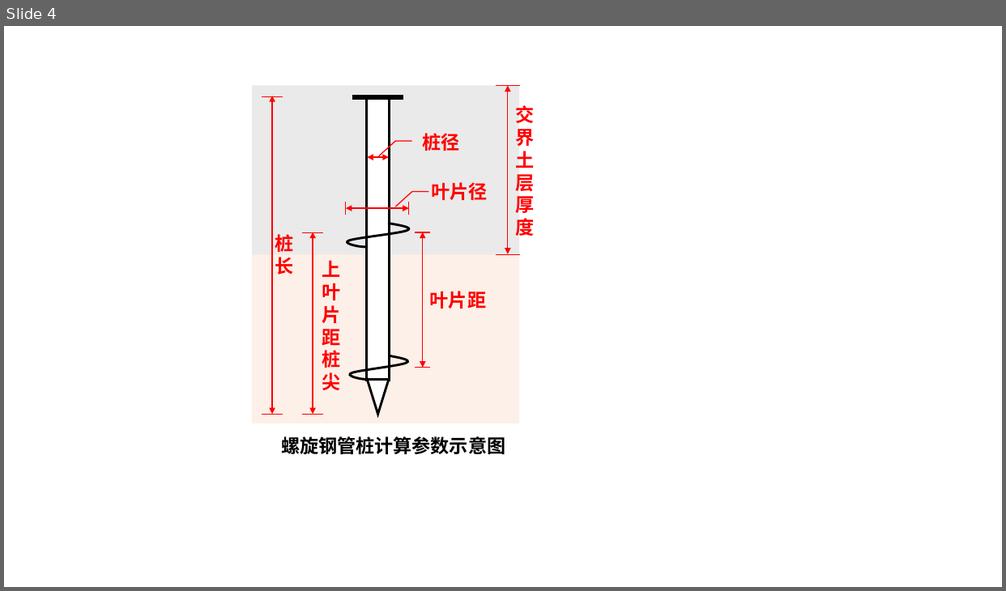
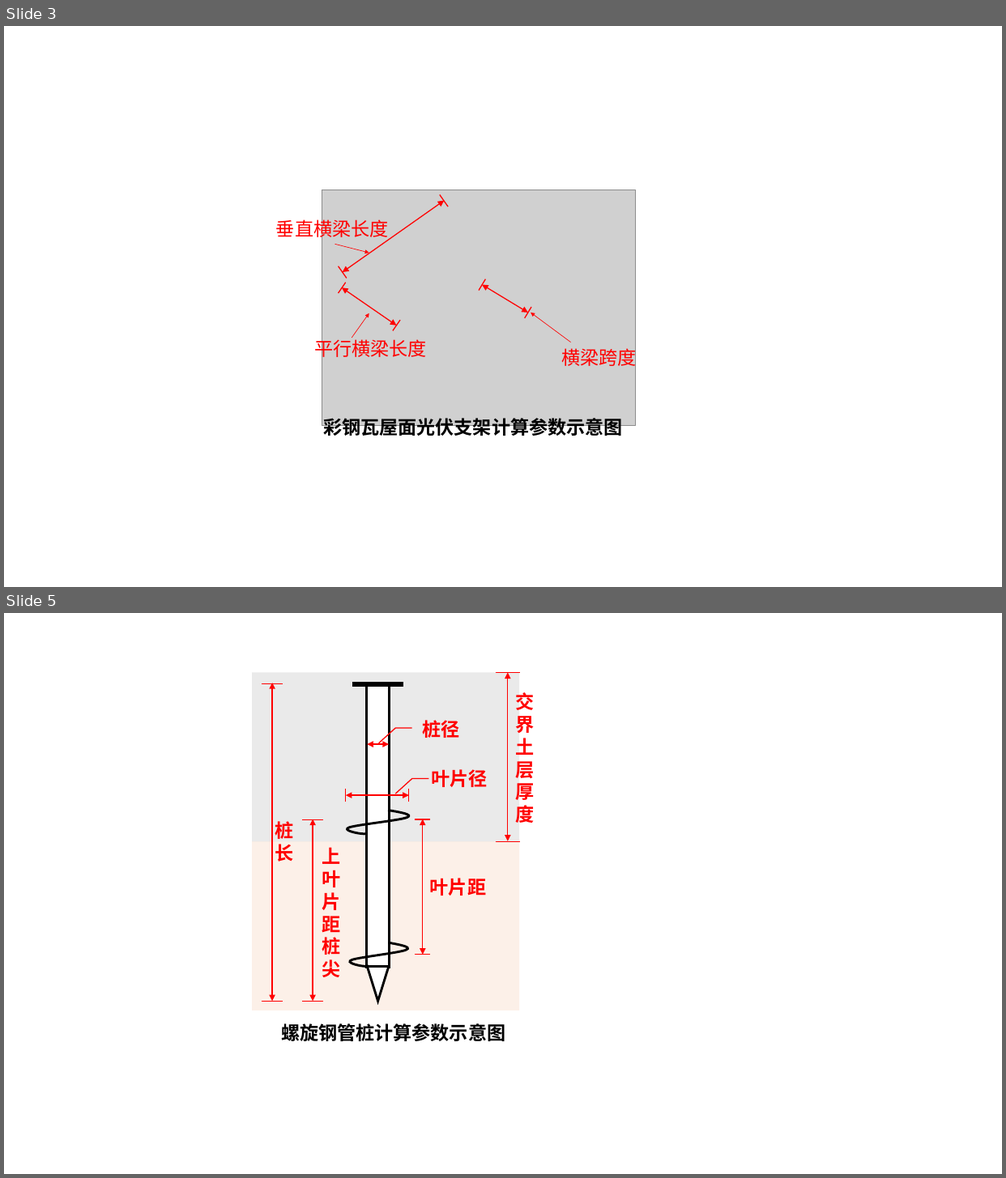
Before and after one commit to Learners506/VScode, a slide deck: Foundation/新建Microsoft PowerPoint 演示文稿.pptx. Shown one above the other, each under a label of ours: slide 4 before the commit, slides 3 and 5 after it; the slides between them are not shown. The pictures are 1006x591 and 1006x1178 pixels, drawn with LibreOffice and Linux fonts; fonts in the diff are those of the drawing; grey boxes stand for pictures. Boxes give left, top, right and bottom in pixels: in the first picture for what was removed or moved away, otherwise in the second. Text is boxed around its words. In the diff, an @@ line names an element or a change of style, - is before the commit and + after.

```diff
--- a/Foundation/新建Microsoft PowerPoint 演示文稿.pptx
+++ b/Foundation/新建Microsoft PowerPoint 演示文稿.pptx
@@ slide 3 added at (x1=4, y1=26, x2=1002, y2=587), background #FFFFFF @@
@@ group added at (x1=276, y1=190, x2=636, y2=439): 6 lines, 4 texts, 3 double arrows, 3 arrows, 1 picture @@
+横梁跨度
+平行横梁长度
+垂直横梁长度
+彩钢瓦屋面光伏支架计算参数示意图
@@ what was slide 4 is now slide 5 @@
```
Also in this commit, not shown: 4 other slides added, 3 slides removed, 47 other files.
